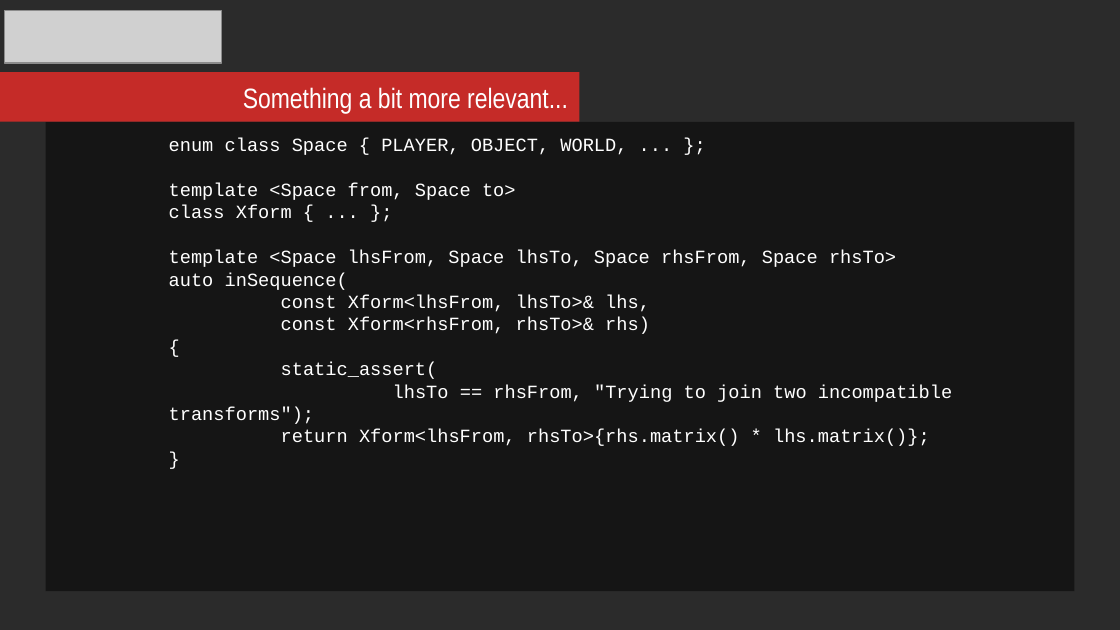
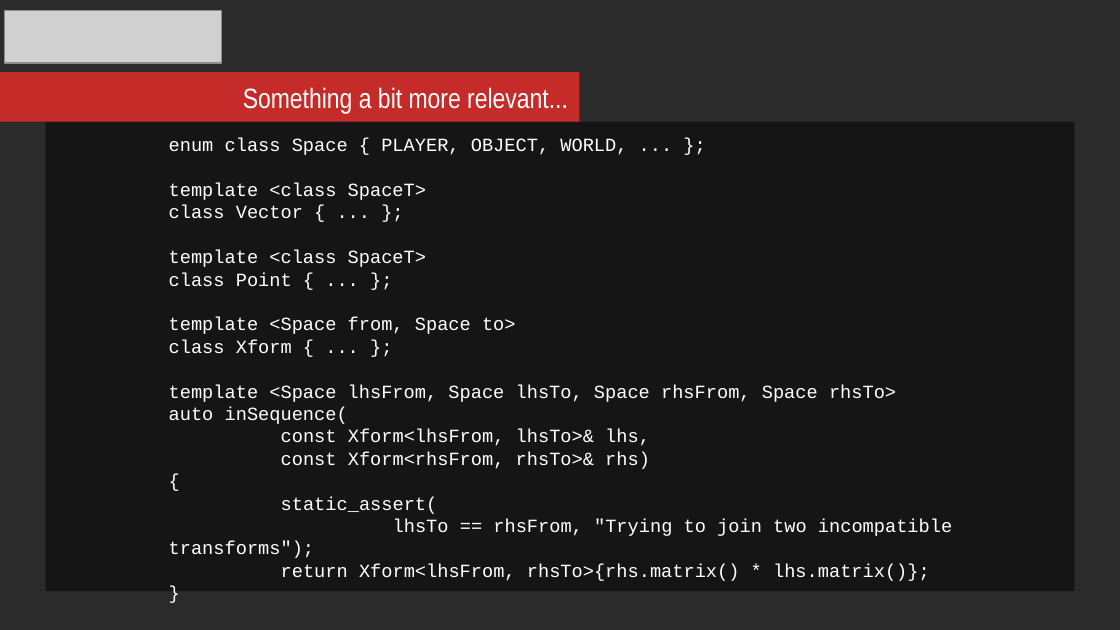
Before and after one commit to mikosz/type-safety, a slide deck: slide 22 of ask-not-what-you-can-do-for-the-compiler.odp. Drawn at 1120x630 pixels with LibreOffice and Linux fonts; fonts in the diff are those of the drawing; grey boxes stand for pictures; background and template pictures are left out; a plain dark background stands for a picture behind light text. Boxes give left, top, right and bottom in pixels: in the first picture for what was removed or moved away, otherwise in the second. Text is boxed around its words. In the diff, an @@ line names an element or a change of style, - is before the commit and + after.

```diff
--- a/ask-not-what-you-can-do-for-the-compiler.odp
+++ b/ask-not-what-you-can-do-for-the-compiler.odp
@@ text in rectangle at (169,183,426,286): paragraphs added @@
+template <class SpaceT>
+class Vector { ... };
+template <class SpaceT>
+class Point { ... };
```
Also in this commit, not shown: 2 other slides changed, 8 other files.
